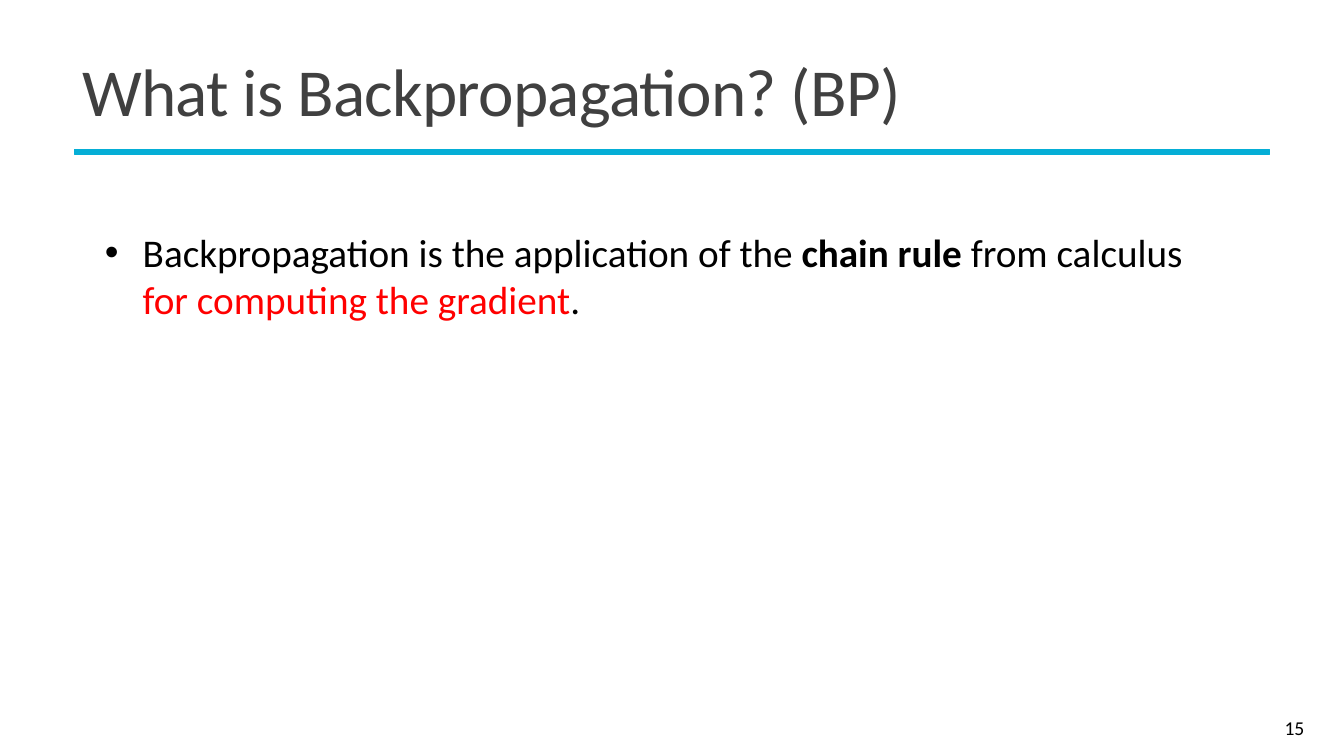
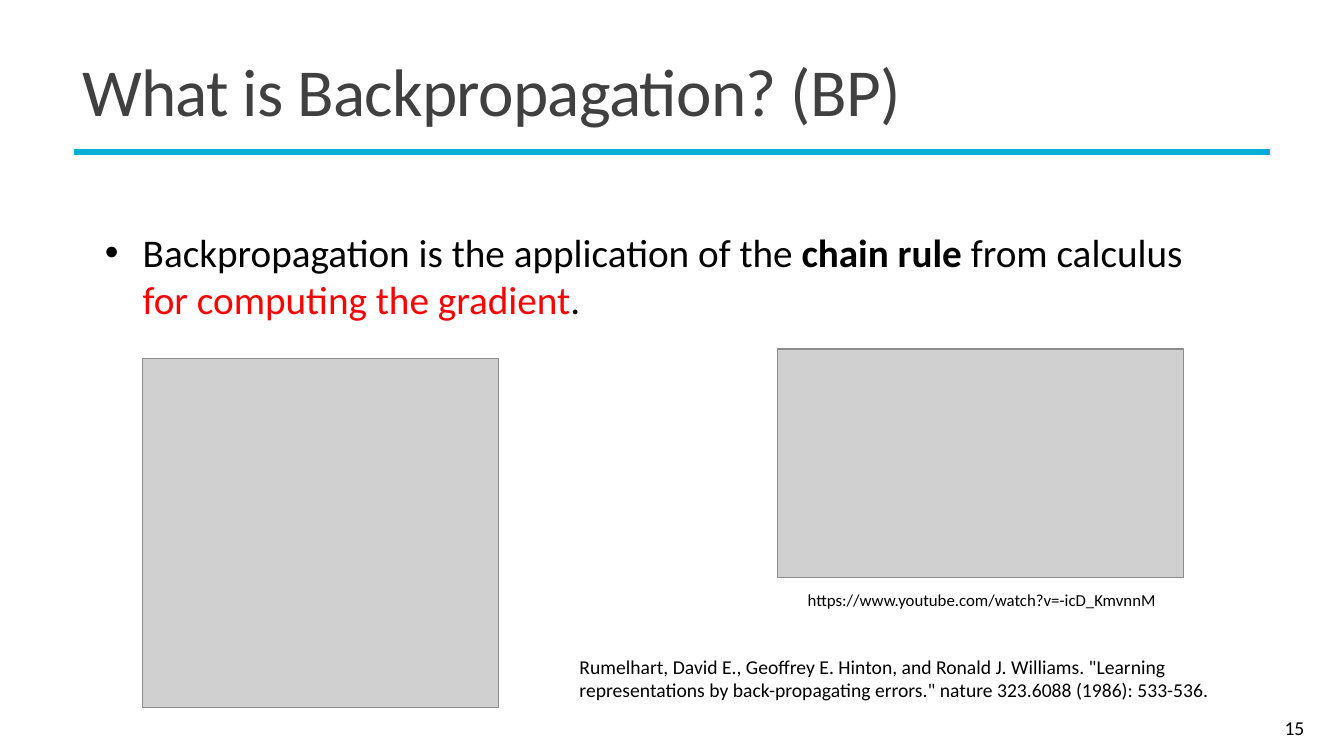
Before and after one commit to mcps5601/CGUDL_2025_Spring, a slide deck: slide 15 of slides/backprop_0303.pptx. Drawn at 1344x756 pixels with LibreOffice and Linux fonts; fonts in the diff are those of the drawing; grey boxes stand for pictures; background and template pictures are left out. Boxes give left, top, right and bottom in pixels: in the first picture for what was removed or moved away, otherwise in the second. Text is boxed around its words. In the diff, an @@ line names an element or a change of style, - is before the commit and + after.

Commit message:
feat: minor updates

```diff
--- a/slides/backprop_0303.pptx
+++ b/slides/backprop_0303.pptx
@@ picture added at bbox=[142, 358, 499, 707] @@
@@ picture added at bbox=[777, 349, 1184, 578] @@
@@ text added at bbox=[808, 594, 1156, 609], 12 pt, text #000000 @@
+https://www.youtube.com/watch?v=-icD_KmvnnM
@@ text added at bbox=[579, 660, 1208, 701], 14 pt, text #000000 @@
+Rumelhart, David E., Geoffrey E. Hinton, and Ronald J. Williams. "Learning representations by back-propagating errors." nature 323.6088 (1986): 533-536.
```
Also in this commit, not shown: 6 other slides changed.
